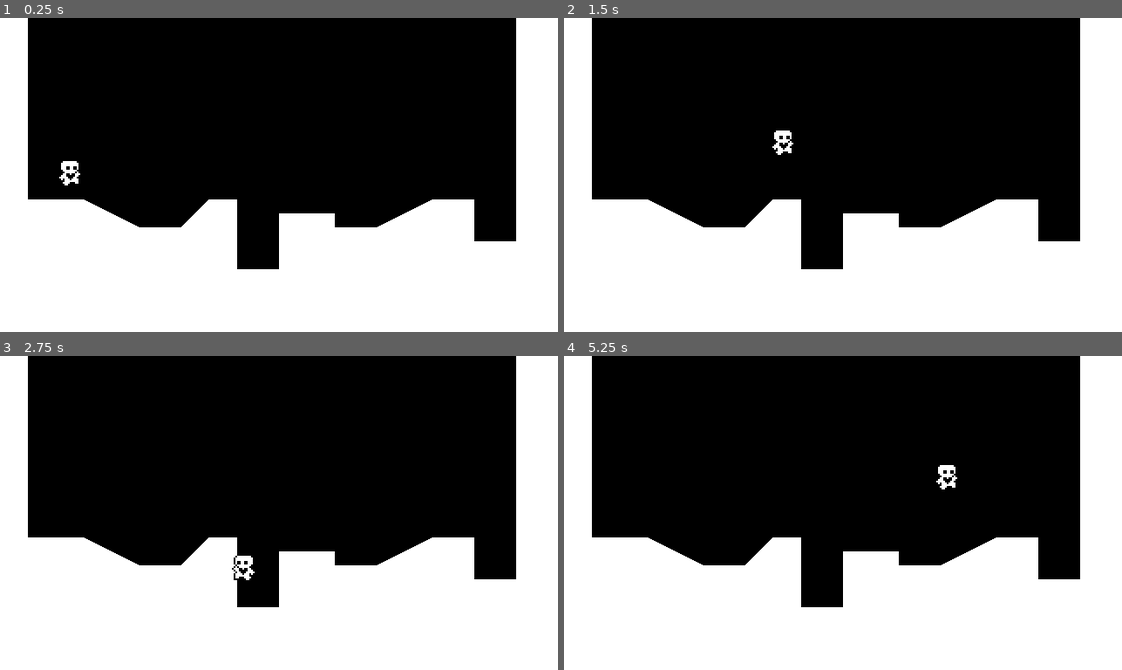
Above: before the commit, frames 1-4 (two rows, left to right).
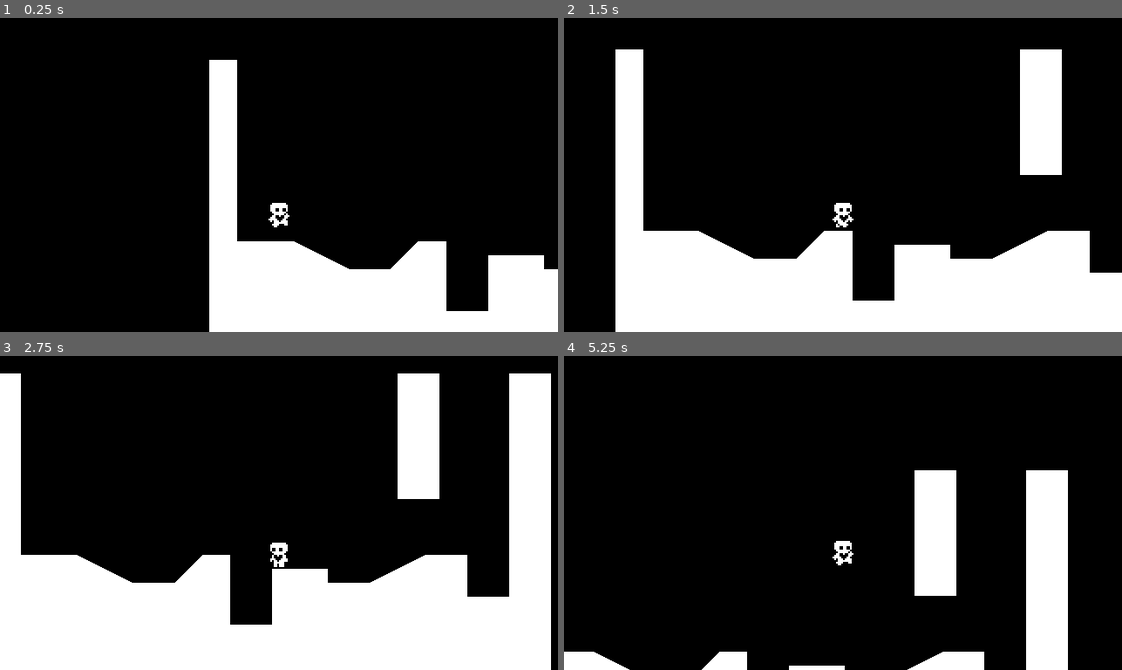
Above: after the commit, the same moments.

Repository: JamesIry/heart-platformer-godot4
Game: Godot game, scene res://world.tscn
Same seed, same stepped clock (60 frames per second), same inputs: the game is played once before the commit and once after it.
Inputs:
- Up to frame 1 (0.25 s): no input
- Up to frame 2 (1.5 s): hold Right (ui_right) from 0.53 s (still down); tap Up (ui_up) at 0.6, 0.77, 1.07, 1.35 s
- Up to frame 3 (2.75 s): tap Up (ui_up) at 1.52, 1.82, 2.1 s; release Right (ui_right) at 2.03 s; hold Left (ui_left) from 2.03 s (still down)
- Up to frame 4 (5.25 s): release Left (ui_left) at 2.78 s; hold Right (ui_right) 2.78-4.28 s; tap Up (ui_up) at 2.85, 3.02, 3.32, 3.6, 3.77, 4.07, 4.35, 4.52, 4.82, 5.1 s; hold Left (ui_left) 4.28-5.03 s; hold Right (ui_right) from 5.03 s (still down)

The runs differ from the first frame. In frame 1, 33% of the frame differs, in the area x 0-100%, y 0-100%; in frame 2, 27%; in frame 3, 12%; in frame 4, 44%.

Commit message:
Video 4:
  Double Jump
  Wall Jump
  Separated air vs ground acceleration

Diff:
--- a/default_movement_data.tres
+++ b/default_movement_data.tres
@@ -5,8 +5,9 @@
 [resource]
 script = ExtResource("1_jt8ik")
 speed = 100.0
-acceleration = 800.0
+acceleration = 1000.0
 friction = 1000.0
 jump_velocity = -300.0
 gravity_scale = 0.8
 air_resistance = 200.0
+air_acceleration = 400.0
--- a/faster_movement_data.tres
+++ b/faster_movement_data.tres
@@ -8,3 +8,6 @@
 acceleration = 1000.0
 friction = 1000.0
 jump_velocity = -350.0
+gravity_scale = 1.0
+air_resistance = 200.0
+air_acceleration = 800.0
--- a/player.gd
+++ b/player.gd
@@ -3,7 +3,8 @@
 @export var movement_data: PlayerMovementData
 
 
-# Get the gravity from the project settings to be synced with RigidBody nodes.
+var air_jump = false
+var just_wall_jumped = false
 var gravity = ProjectSettings.get_setting("physics/2d/default_gravity")
 
 @onready var animated_sprite_2d: AnimatedSprite2D = $AnimatedSprite2D
@@ -12,7 +13,9 @@
 
 func _physics_process(delta: float):
 	apply_gravity(delta)
+	handle_wall_jump()
 	handle_jump()
+
 
 	var input_axis = Input.get_axis("ui_left", "ui_right")
 
@@ -26,24 +29,47 @@
 	var just_left_ledge = was_on_floor and not is_on_floor() and velocity.y >= 0
 	if just_left_ledge:
 		coyote_jump_timer.start()
+	just_wall_jumped = false
 
 
 func apply_gravity(delta: float):
 	if not is_on_floor():
 		velocity.y += gravity * delta * movement_data.gravity_scale
 
-func handle_jump():
-	if is_on_floor() or coyote_jump_timer.time_left > 0:
-		if Input.is_action_just_pressed("ui_up"):
+func handle_wall_jump():
+	if is_on_wall_only():
+		var wall_normal = get_wall_normal()
+		if Input.is_action_just_pressed("ui_up") and (wall_normal == Vector2.LEFT or wall_normal == Vector2.RIGHT):
+			just_wall_jumped = true
+			velocity.x = wall_normal.x * movement_data.speed
 			velocity.y = movement_data.jump_velocity
 
-	if not is_on_floor():
-		if velocity.y < movement_data.jump_velocity/2 and Input.is_action_just_released("ui_up"):
-			velocity.y = movement_data.jump_velocity/2
+func handle_jump():
+		if is_on_floor():
+			air_jump = true
+
+		if is_on_floor() or coyote_jump_timer.time_left > 0:
+			if Input.is_action_just_pressed("ui_up"):
+				velocity.y = movement_data.jump_velocity
+
+		if not is_on_floor():
+			if velocity.y < movement_data.jump_velocity/2 and Input.is_action_just_released("ui_up"):
+				velocity.y = movement_data.jump_velocity/2
+
+			if Input.is_action_just_pressed("ui_up") and air_jump and not just_wall_jumped:
+				velocity.y = movement_data.jump_velocity * 0.8
+				air_jump = false
+
+
+
 
 func handle_acceleration(input_axis: float, delta: float):
+	var acceleration = movement_data.acceleration
+	if not is_on_floor():
+		acceleration = movement_data.air_acceleration
+
 	if input_axis:
-		velocity.x = move_toward(velocity.x, input_axis * movement_data.speed, movement_data.acceleration * delta)
+		velocity.x = move_toward(velocity.x, input_axis * movement_data.speed, acceleration * delta)
 
 func apply_friction(input_axis: float, delta: float):
 	if input_axis == 0.0:
--- a/player.tscn
+++ b/player.tscn
@@ -101,3 +101,6 @@
 [node name="CoyoteJumpTimer" type="Timer" parent="."]
 wait_time = 0.15
 one_shot = true
+
+[node name="Camera2D" type="Camera2D" parent="."]
+position = Vector2(0, -32)
--- a/player_movement_data.gd
+++ b/player_movement_data.gd
@@ -7,3 +7,4 @@
 @export var jump_velocity: float = -300.0
 @export var gravity_scale: float = 1.0
 @export var air_resistance = 200.0
+@export var air_acceleration = 400.0
--- a/world.tscn
+++ b/world.tscn
@@ -1,7 +1,10 @@
-[gd_scene load_steps=3 format=3 uid="uid://clwdauh75e15b"]
+[gd_scene load_steps=4 format=3 uid="uid://clwdauh75e15b"]
 
 [ext_resource type="Script" path="res://world.gd" id="1_5qt1r"]
 [ext_resource type="PackedScene" uid="uid://cnb5f842rvw8e" path="res://player.tscn" id="2_sd0su"]
+
+[sub_resource type="RectangleShape2D" id="RectangleShape2D_xo0op"]
+size = Vector2(24, 72)
 
 [node name="World" type="Node2D"]
 script = ExtResource("1_5qt1r")
@@ -15,3 +18,14 @@
 
 [node name="Player" parent="." instance=ExtResource("2_sd0su")]
 position = Vector2(40, 72)
+
+[node name="StaticBody2D2" type="StaticBody2D" parent="."]
+
+[node name="CollisionShape2D" type="CollisionShape2D" parent="StaticBody2D2"]
+position = Vector2(244, 36)
+shape = SubResource("RectangleShape2D_xo0op")
+
+[node name="ColorRect" type="ColorRect" parent="StaticBody2D2"]
+offset_left = 232.0
+offset_right = 256.0
+offset_bottom = 72.0
